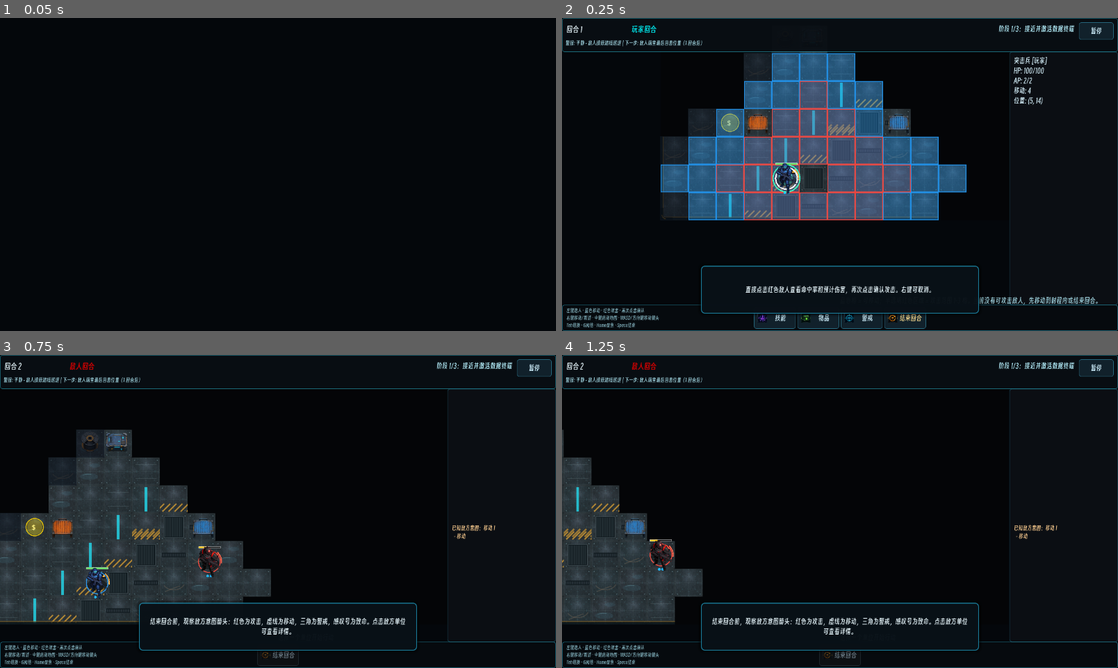
Above: before the commit, frames 1-4 (two rows, left to right).
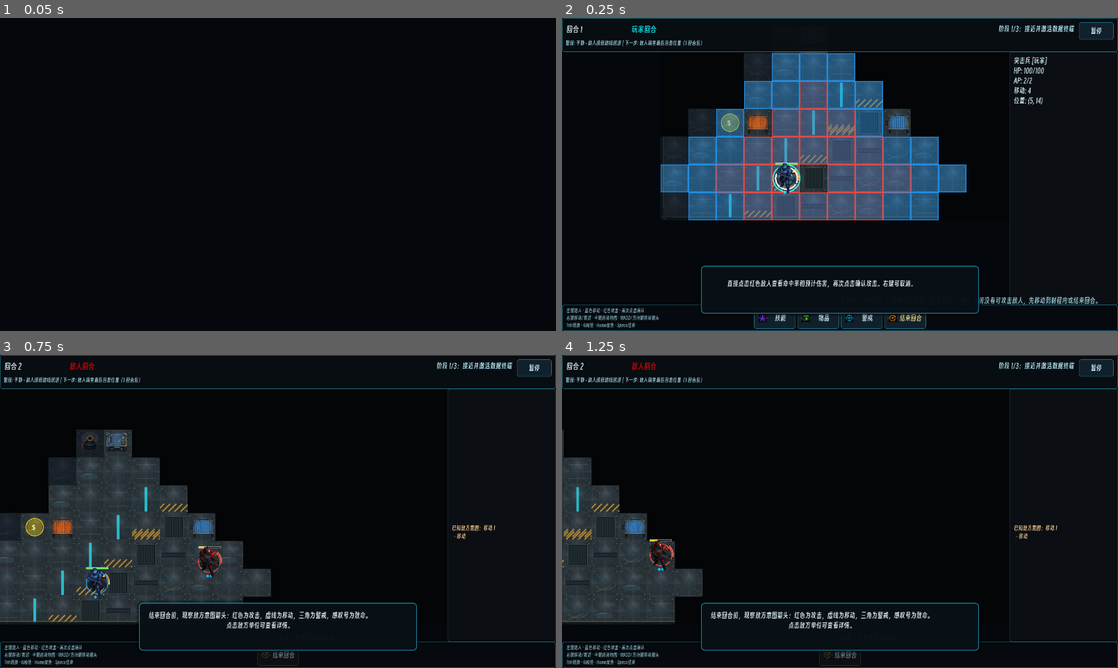
Above: after the commit, the same moments.

Repository: Caser-86/tactical-grid
Game: Godot game, scene res://tests/chapter_one_e2e_test.tscn
Two runs of this game, one before a commit and one after it. Both use one fixed random seed, a clock stepped at 60 frames per second and the inputs below. This scene is started directly instead of the project's main scene.
Inputs (mouse positions are in pixels of both pictures, inside the frame that each line leads up to):
- Up to frame 1 (0.05 s): no input
- Up to frame 2 (0.25 s): no input
- Up to frame 3 (0.75 s): tap Enter at 0.5 s; move the mouse to (400, 495) at 0.52 s; hold D from 0.53 s (still down); hold Space (end_turn) from 0.53 s (still down); click (400, 495) at 0.67 s
- Up to frame 4 (1.25 s): keep holding D; keep holding Space (end_turn)

Frame 1 is identical in both runs. In frame 2, 0.9% of the frame differs, in the area x 29-67%, y 83-89%; in frame 3, 1.3%, in the area x 26-73%, y 82-90%; in frame 4, 1.3%.

Commit message:
feat(v2): teach M1 through player actions

Diff:
--- a/tactical-grid/client/scenes/tutorial_hint.tscn
+++ b/tactical-grid/client/scenes/tutorial_hint.tscn
@@ -110,11 +110,27 @@
 anchor_bottom = 1.0
 offset_left = 20.0
 offset_top = 12.0
-offset_right = -20.0
-offset_bottom = -12.0
+offset_right = -104.0
+offset_bottom = -40.0
 grow_horizontal = 2
 grow_vertical = 2
 text = ""
 autowrap_mode = 3
 horizontal_alignment = 1
 vertical_alignment = 1
+
+[node name="SkipContextButton" type="Button" parent="ContextPanel"]
+visible = false
+layout_mode = 1
+anchors_preset = 3
+anchor_left = 1.0
+anchor_top = 1.0
+anchor_right = 1.0
+anchor_bottom = 1.0
+offset_left = -92.0
+offset_top = -36.0
+offset_right = -12.0
+offset_bottom = -10.0
+grow_horizontal = 0
+grow_vertical = 0
+text = "跳过"
--- a/tactical-grid/client/scripts/game/battle_controller.gd
+++ b/tactical-grid/client/scripts/game/battle_controller.gd
@@ -15,6 +15,7 @@
 const V2MissionFlowScript = preload("res://scripts/v2/mission/v2_mission_flow.gd")
 const V2RescueControllerScript = preload("res://scripts/v2/mission/v2_rescue_controller.gd")
 const V2EncounterActivationScript = preload("res://scripts/v2/mission/v2_encounter_activation.gd")
+const V2TutorialFlowScript = preload("res://scripts/v2/mission/v2_tutorial_flow.gd")
 const V2CheckpointAdapterScript = preload("res://scripts/v2/mission/v2_checkpoint_adapter.gd")
 const V2MapLoaderScript = preload("res://scripts/v2/content/v2_map_loader.gd")
 
@@ -108,6 +109,7 @@
 var v2_mission_flow: RefCounted = null
 var v2_rescue_controller: RefCounted = null
 var v2_encounter_activation: RefCounted = null
+var v2_tutorial_flow: RefCounted = null
 var v2_interaction_service: RefCounted = null
 var v2_affordance_presenter: V2AffordancePresenter = null
 var v2_hud_presenter: RefCounted = null
@@ -396,6 +398,7 @@
 	v2_mission_flow = null
 	v2_rescue_controller = null
 	v2_encounter_activation = null
+	v2_tutorial_flow = null
 	v2_visibility_summary.clear()
 	v2_last_checkpoint.clear()
 	if v2_rescue_marker and is_instance_valid(v2_rescue_marker):
@@ -463,6 +466,9 @@
 
 ## CH1-030: 战斗开始后启动上下文教学提示序列（伴随式、非阻断）
 func _begin_context_tutorials() -> void:
+	if _is_v2_battle() and v2_tutorial_flow != null:
+		_show_v2_tutorial_step()
+		return
 	_context_hint_queue.clear()
 	for f in level_config.get("context_tutorial_flags", []):
 		_context_hint_queue.append(String(f))
@@ -486,6 +492,25 @@
 	_active_context_flag = flag
 	_active_context_hint.show_context_hint(flag)
 
+## V2 M1 uses the compact six-step flow instead of the V1 flag queue.
+func _show_v2_tutorial_step() -> void:
+	_dismiss_context_hint()
+	if v2_tutorial_flow == null or v2_tutorial_flow.get_visible_hint_count() <= 0:
+		return
+	_active_context_hint = TutorialHintScene.instantiate()
+	hud.add_child(_active_context_hint)
+	_active_context_flag = "v2_%s" % String(v2_tutorial_flow.current_step())
+	_active_context_hint.show_v2_context_hint(
+		v2_tutorial_flow.current_text(),
+		Callable(self, "_skip_v2_tutorial"),
+	)
+
+func _skip_v2_tutorial() -> void:
+	if v2_tutorial_flow:
+		v2_tutorial_flow.skip()
+	_dismiss_context_hint()
+	_render_v2_hud()
+
 ## CH1-030: 清理当前上下文提示实例
 func _dismiss_context_hint() -> void:
 	if _active_context_hint != null and is_instance_valid(_active_context_hint):
@@ -496,12 +521,26 @@
 ## CH1-030: 玩家完成动作后推进上下文提示
 ## action_type: "move" / "attack" / "interact" / "network" / "end_turn"
 func _advance_context_hint(action_type: String) -> void:
+	if _is_v2_battle() and v2_tutorial_flow != null:
+		return
 	if _active_context_flag == "":
 		return
 	var expected: String = String(CONTEXT_HINT_ACTION.get(_active_context_flag, ""))
 	if expected == "" or expected == action_type:
 		TutorialHint.mark_known(_active_context_flag)
 		_show_next_context_hint()
+
+func _advance_v2_tutorial(event_name: StringName, payload: Dictionary = {}) -> Dictionary:
+	if not _is_v2_battle() or v2_tutorial_flow == null:
+		return {"advanced": false, "reason": &"v2_tutorial_unavailable"}
+	var result: Dictionary = v2_tutorial_flow.on_event(event_name, payload)
+	if bool(result.get("advanced", false)):
+		if v2_tutorial_flow.get_visible_hint_count() > 0:
+			_show_v2_tutorial_step()
+		else:
+			_dismiss_context_hint()
+		_render_v2_hud()
+	return result
 
 func _init_subsystems() -> void:
 	turn_manager = TurnManager.new()
@@ -585,6 +624,8 @@
 			v2_mission = loaded_mission
 	if _is_v2_battle() and String(v2_mission.get("id", level_id)) == "ch1_m1":
 		_configure_v2_m1_alert()
+		v2_tutorial_flow = V2TutorialFlowScript.new()
+		v2_tutorial_flow.setup()
 	var v2_map_result := V2MapLoaderScript.load_map(StringName(String(v2_mission.get("map_id", level_id))))
 	if not bool(v2_map_result.get("success", false)):
 		v2_map_result = V2MapLoaderScript.load_map(StringName(level_id))
@@ -2287,6 +2328,8 @@
 	if not _is_v2_battle() or v2_mission_flow == null:
 		return {"success": false, "reason": &"v2_mission_flow_unavailable"}
 	var result: Dictionary = v2_mission_flow.apply_event(event_name, payload)
+	if event_name == &"evac_checked" and bool(result.get("victory", false)):
+		_advance_v2_tutorial(&"evac_completed")
 	if hud:
 		hud.update_objective(_get_objective_text())
 	_render_v2_hud()
@@ -2748,6 +2791,8 @@
 	else:
 		_advance_context_hint("observe")
 	_refresh_selected_unit_affordances(unit)
+	if unit.team == "player":
+		_advance_v2_tutorial(&"unit_selected", {"unit_id": unit.entity_id})
 	_render_v2_hud()
 
 ## 每个玩家回合至少给玩家一个可操作焦点，避免敌方回合后动作条消失。
@@ -2907,6 +2952,10 @@
 		if v2_mission_flow.is_in_evac(selected_unit.grid_pos):
 			_apply_v2_mission_event(&"evac_checked")
 	_update_v2_encounters([])
+	_advance_v2_tutorial(&"unit_moved", {
+		"unit_id": selected_unit.entity_id if selected_unit else "",
+		"position": selected_unit.grid_pos if selected_unit else Vector2i(-1, -1),
+	})
 	if v2_input_router:
 		v2_input_router.set_state(V2BattleInputRouter.State.UNIT_SELECTED)
 	_render_v2_hud()
@@ -3089,6 +3138,9 @@
 	last_player_attack_result = result.duplicate(true)
 	if v2_input_router:
 		v2_input_router.set_state(V2BattleInputRouter.State.UNIT_SELECTED)
+	_advance_v2_tutorial(&"attack_committed", {
+		"target_id": target.entity_id if target else "",
+	})
 	_update_visibility()
 	_render_v2_hud()
 
@@ -3226,6 +3278,8 @@
 		consequence = "进入搜索：巡逻路线已改变；%s" % consequence
 	elif bool(v2_alert_result.get("grace", false)):
 		consequence = "故事宽限：摄像头暂未触发搜索；%s" % consequence
+	if String(result.get("action_id", "")) == "view_camera_east":
+		_advance_v2_tutorial(&"camera_viewed", {"facility_id": facility_id})
 	_log("设施 %s：%s" % [facility_id, consequence])
 	if String(result.get("reward_module", "")) != "":
 		_log("可选目标完成：已登记模块 %s" % String(result.get("reward_module", "")))
@@ -3825,6 +3879,7 @@
 			intent = {"type": "wait"}
 		enemy_intent_state.set_intent(enemy.entity_id, intent)
 	_enemy_intents_planned = true
+	_advance_v2_tutorial(&"enemy_intent_observed")
 
 
 ## CH1-050: Refresh the intent renderer and HUD threat summary after a plan
--- a/tactical-grid/client/scripts/ui/tutorial_hint.gd
+++ b/tactical-grid/client/scripts/ui/tutorial_hint.gd
@@ -42,7 +42,9 @@
 
 var _flag: String = ""
 var _on_closed: Callable = Callable()
+var _on_context_skip: Callable = Callable()
 var _skip_remaining: bool = false
+var _context_skip_button: Button = null
 
 ## 获取教程文案；未知 flag 返回空字符串
 static func get_hint_copy(flag: String) -> String:
@@ -64,6 +66,9 @@
 func show_hint(flag: String, on_closed: Callable = Callable()) -> void:
 	_flag = flag
 	_on_closed = on_closed
+	_on_context_skip = Callable()
+	if _context_skip_button:
+		_context_skip_button.visible = false
 	# 未知 flag 或已读：直接回调，不显示 UI
 	if get_hint_copy(flag) == "" or is_known(flag):
 		_close()
@@ -81,15 +86,36 @@
 	var copy := get_hint_copy(flag)
 	if copy == "" or is_known(flag):
 		return
+	_on_context_skip = Callable()
+	if _context_skip_button:
+		_context_skip_button.visible = false
 	_context_label.text = copy
 	_background.visible = false
 	_modal_panel.visible = false
 	_context_panel.visible = true
 	show()
 
+## V2 uses a short, state-machine-owned hint instead of the V1 flag copy.
+## The callback only dismisses onboarding; it never changes gameplay rules.
+func show_v2_context_hint(text: String, on_skip: Callable = Callable()) -> void:
+	if text.is_empty():
+		return
+	_flag = ""
+	_on_closed = Callable()
+	_on_context_skip = on_skip
+	_context_label.text = text
+	_background.visible = false
+	_modal_panel.visible = false
+	_context_panel.visible = true
+	if _context_skip_button:
+		_context_skip_button.visible = true
+	show()
+
 ## CH1-030: 隐藏上下文教学提示
 func dismiss_context_hint() -> void:
 	_context_panel.visible = false
+	if _context_skip_button:
+		_context_skip_button.visible = false
 	if is_inside_tree():
 		hide()
 
@@ -99,8 +125,11 @@
 
 func _ready() -> void:
 	hide()
+	_context_skip_button = get_node_or_null("ContextPanel/SkipContextButton") as Button
 	_continue_button.pressed.connect(_on_continue)
 	_skip_button.pressed.connect(_on_skip)
+	if _context_skip_button:
+		_context_skip_button.pressed.connect(_on_context_skip_pressed)
 
 func _on_continue() -> void:
 	mark_known(_flag)
@@ -111,11 +140,21 @@
 	_skip_remaining = true
 	_close()
 
+func _on_context_skip_pressed() -> void:
+	_skip_remaining = true
+	dismiss_context_hint()
+	var callback := _on_context_skip
+	_on_context_skip = Callable()
+	if callback.is_valid():
+		callback.call()
+
 ## 关闭提示并恢复回调
 func _close() -> void:
 	if is_inside_tree():
 		hide()
 		_context_panel.visible = false
+	if _context_skip_button:
+		_context_skip_button.visible = false
 	hint_closed.emit(_flag)
 	if _on_closed.is_valid():
 		_on_closed.call()
--- /dev/null
+++ b/tactical-grid/client/scripts/v2/mission/v2_tutorial_flow.gd
@@ -0,0 +1,95 @@
+extends RefCounted
+class_name V2TutorialFlow
+
+## M1 onboarding is a small deterministic state machine, not a queue of long
+## keybind paragraphs. Each action unlocks exactly one next instruction.
+const STEPS: Array[StringName] = [
+	&"select",
+	&"move",
+	&"attack",
+	&"intent",
+	&"camera",
+	&"evac",
+]
+
+const COPY := {
+	&"select": "点击突击兵查看可行动范围",
+	&"move": "点击蓝色格移动",
+	&"attack": "红色敌人可攻击，再点一次确认",
+	&"intent": "箭头显示敌人下一步",
+	&"camera": "靠近控制台查看摄像头",
+	&"evac": "两名队员进入撤离区",
+}
+
+const EXPECTED_EVENTS := {
+	&"select": &"unit_selected",
+	&"move": &"unit_moved",
+	&"attack": &"attack_committed",
+	&"intent": &"enemy_intent_observed",
+	&"camera": &"camera_viewed",
+	&"evac": &"evac_completed",
+}
+
+var _step_index := 0
+var _skipped := false
+var _complete := false
+
+func setup(_config: Dictionary = {}) -> void:
+	_step_index = 0
+	_skipped = false
+	_complete = false
+
+func current_step() -> StringName:
+	if _complete or _skipped:
+		return &""
+	return STEPS[_step_index]
+
+func current_text() -> String:
+	return String(COPY.get(current_step(), ""))
+
+func get_visible_hint_count() -> int:
+	return 0 if _complete or _skipped else 1
+
+func is_complete() -> bool:
+	return _complete
+
+func is_skipped() -> bool:
+	return _skipped
+
+## Advance only when the event belongs to the current step. Payload is kept in
+## the contract so future steps can require a specific unit or facility.
+func on_event(event_name: StringName, _payload: Dictionary = {}) -> Dictionary:
+	if _complete or _skipped:
+		return {
+			"advanced": false,
+			"reason": &"tutorial_inactive",
+			"current_step": current_step(),
+		}
+	var expected: StringName = EXPECTED_EVENTS.get(current_step(), &"")
+	if event_name != expected:
+		return {
+			"advanced": false,
+			"reason": &"wrong_step_event",
+			"current_step": current_step(),
+		}
+	var completed_step := current_step()
+	_step_index += 1
+	if _step_index >= STEPS.size():
+		_complete = true
+	return {
+		"advanced": true,
+		"completed_step": completed_step,
+		"dismiss_hint": true,
+		"show_hint": not _complete,
+		"current_step": current_step(),
+	}
+
+func skip() -> Dictionary:
+	if _complete:
+		return {"skipped": false, "reason": &"tutorial_complete"}
+	_skipped = true
+	return {
+		"skipped": true,
+		"dismiss_hint": true,
+		"current_step": &"",
+	}
--- a/tactical-grid/client/tests/v2/gate_manifest.json
+++ b/tactical-grid/client/tests/v2/gate_manifest.json
@@ -9,6 +9,7 @@
     "res://tests/v2/v2_m1_interaction_test.gd",
     "res://tests/v2/v2_m1_enemy_activation_test.gd",
     "res://tests/v2/v2_m1_stealth_state_test.gd",
+    "res://tests/v2/v2_m1_tutorial_test.gd",
     "res://tests/v2/v2_rescue_character_test.gd",
     "res://tests/v2/v2_schema_reference_test.gd",
     "res://tests/v2/v2_map_schema_test.gd",
--- /dev/null
+++ b/tactical-grid/client/tests/v2/v2_m1_tutorial_test.gd
@@ -0,0 +1,47 @@
+extends SceneTree
+
+const Runner = preload("res://tests/v2/test_runner.gd")
+const TutorialFlowScript = preload("res://scripts/v2/mission/v2_tutorial_flow.gd")
+
+var t := Runner.new()
+
+func _initialize() -> void:
+	var flow := TutorialFlowScript.new()
+	flow.setup()
+	t.check(flow.current_step() == &"select", "首先教学选择")
+	t.check(flow.current_text().length() <= 28, "提示不超过 28 字")
+	t.check(flow.get_visible_hint_count() == 1, "一次只显示一条提示")
+	var wrong := flow.on_event(&"unit_moved")
+	t.check(not bool(wrong.get("advanced", false)), "未选择不能跳过步骤")
+	var selected := flow.on_event(&"unit_selected")
+	t.check(bool(selected.get("advanced", false)), "完成选择后推进")
+	t.check(flow.current_step() == &"move", "第二步教学移动")
+	t.check(flow.current_text() == "点击蓝色格移动", "移动提示使用短文案")
+
+	for expected in [
+		{"event": &"unit_moved", "step": &"attack", "text": "红色敌人可攻击，再点一次确认"},
+		{"event": &"attack_committed", "step": &"intent", "text": "箭头显示敌人下一步"},
+		{"event": &"enemy_intent_observed", "step": &"camera", "text": "靠近控制台查看摄像头"},
+		{"event": &"camera_viewed", "step": &"evac", "text": "两名队员进入撤离区"},
+	]:
+		var result: Dictionary = flow.on_event(expected.event)
+		t.check(bool(result.get("advanced", false)), "行为推进：%s" % String(expected.event))
+		t.check(flow.current_step() == expected.step, "推进到步骤：%s" % String(expected.step))
+		t.check(flow.current_text() == expected.text, "步骤文案明确：%s" % String(expected.step))
+		t.check(flow.get_visible_hint_count() <= 1, "步骤切换不叠加提示：%s" % String(expected.step))
+
+	var evac_wait := flow.on_event(&"unit_moved")
+	t.check(not bool(evac_wait.get("advanced", false)), "单名队员移动不能完成撤离教学")
+	var completed := flow.on_event(&"evac_completed")
+	t.check(bool(completed.get("advanced", false)), "两名队员撤离后完成教学")
+	t.check(flow.is_complete(), "六步教学完成")
+	t.check(flow.get_visible_hint_count() == 0, "教学完成后没有残留提示")
+
+	var skipped := TutorialFlowScript.new()
+	skipped.setup()
+	var skip_result := skipped.skip()
+	t.check(bool(skip_result.get("skipped", false)), "跳过教学返回明确状态")
+	t.check(skipped.is_skipped(), "跳过只关闭教学状态")
+	t.check(skipped.get_visible_hint_count() == 0, "跳过后不再显示提示")
+	t.check(skipped.on_event(&"unit_selected").get("advanced", false) == false, "跳过后行为规则不被教学状态改写")
+	t.finish(self)
Not shown, changed: docs/superpowers/plans/2026-08-05-v2-master-implementation.md
Not shown, changed: docs/superpowers/plans/2026-08-05-v2-p3-p5-m1-vertical-slice.md
Not shown, changed: tactical-grid/PROJECT_STATUS_V2.md
